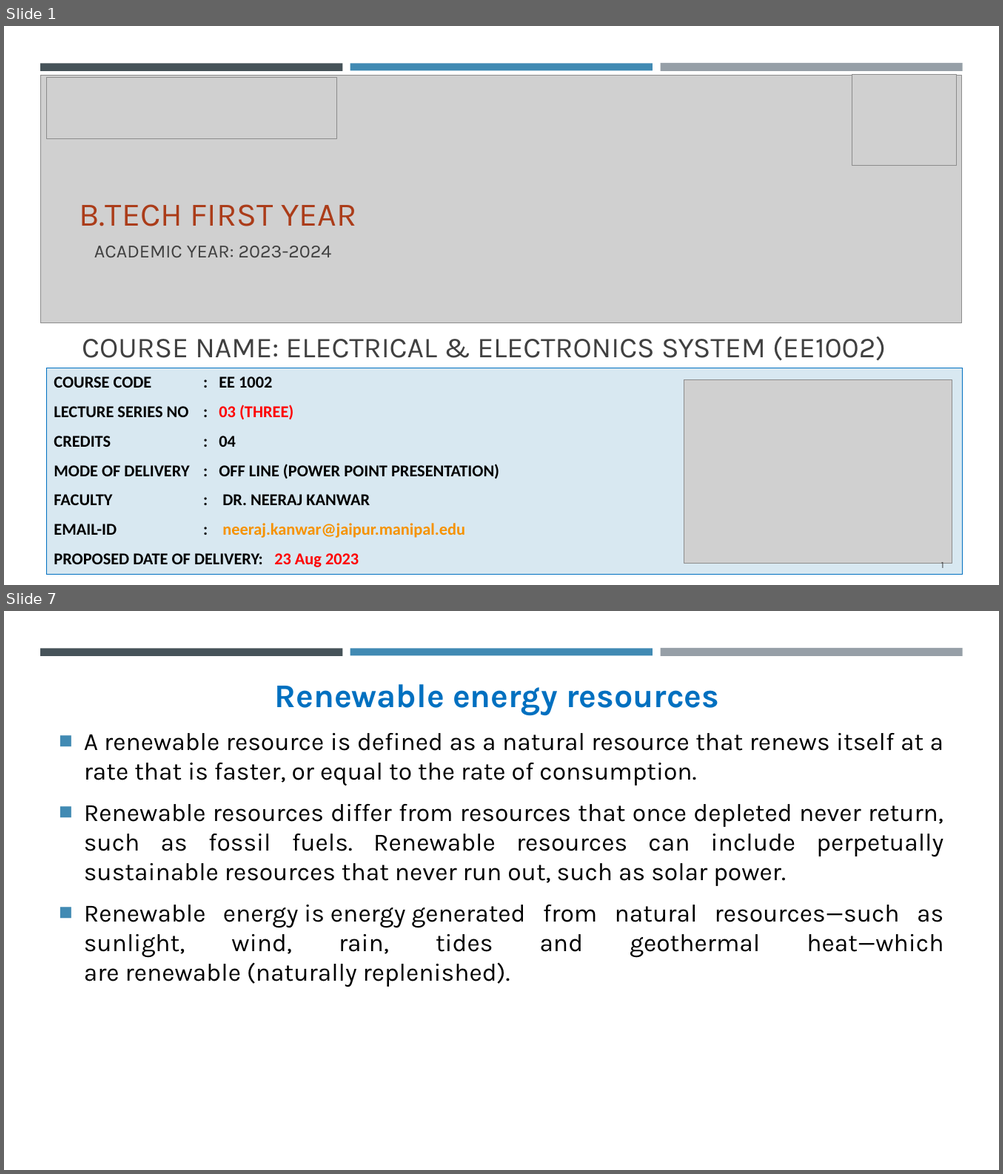
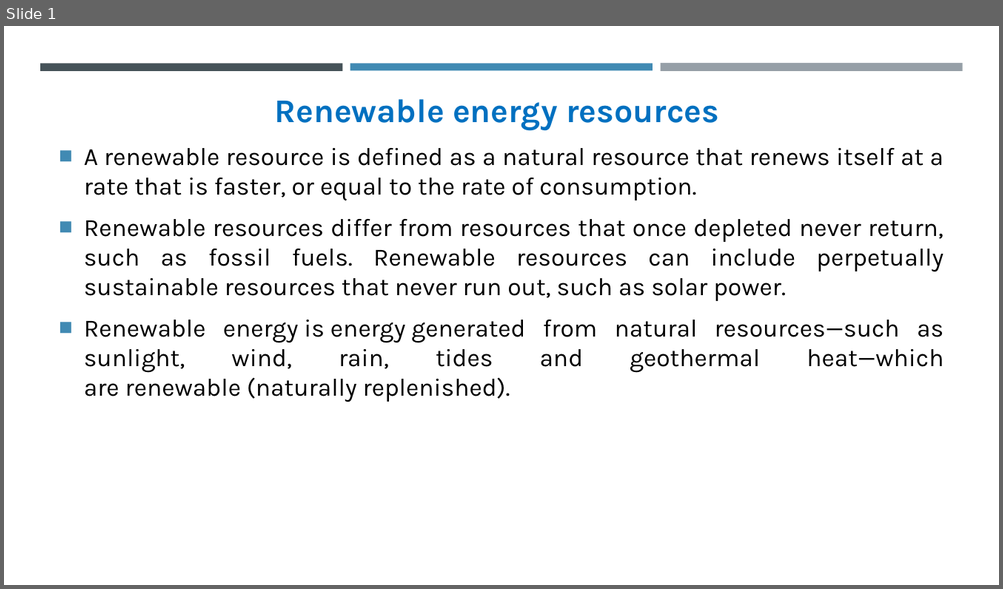
Before and after one commit to viktorexe/Chemistry-Cycle, a slide deck: EES/L3_Non-Conventional Power Generation.pptx. Shown one above the other, each under a label of ours: slides 1 and 7 before the commit, slide 1 after it; the slides between them are not shown. The pictures are 1003x1174 and 1003x589 pixels, drawn with LibreOffice and Linux fonts; fonts in the diff are those of the drawing; grey boxes stand for pictures. Boxes give left, top, right and bottom in pixels: in the first picture for what was removed or moved away, otherwise in the second. Text is boxed around its words. In the diff, an @@ line names an element or a change of style, - is before the commit and + after.

```diff
--- a/EES/L3_Non-Conventional Power Generation.pptx
+++ b/EES/L3_Non-Conventional Power Generation.pptx
@@ slide 1 removed at [4,26,999,585], background #FFFFFF @@
@@ rectangle removed at [4,26,999,585] @@
@@ rectangle removed at [40,63,343,70] @@
@@ rectangle removed at [350,63,652,70] @@
@@ rectangle removed at [660,63,962,72] @@
@@ picture removed at [40,76,962,323] @@
@@ picture removed at [46,78,337,138] @@
@@ picture removed at [852,75,957,166] @@
@@ text removed at [79,204,356,258] @@
-B.TECH FIRST YEAR
-ACADEMIC YEAR: 2023-2024
@@ title removed at [82,337,885,361] @@
-COURSE NAME: ELECTRICAL & ELECTRONICS SYSTEM (EE1002)
@@ subtitle removed at [46,369,963,575] @@
-COURSE CODE : EE 1002
-LECTURE SERIES NO : 03 (THREE)
-CREDITS : 04
-MODE OF DELIVERY : OFF LINE (POWER POINT PRESENTATION)
-FACULTY : DR. NEERAJ KANWAR
-EMAIL-ID : neeraj.kanwar@jaipur.manipal.edu
-PROPOSED DATE OF DELIVERY: 23 Aug 2023
@@ picture removed at [684,380,951,563] @@
@@ page number removed at [941,562,944,568] @@
-1
@@ what was slide 7 is now slide 1 @@
```
Also in this commit, not shown: 5 other slides removed.
